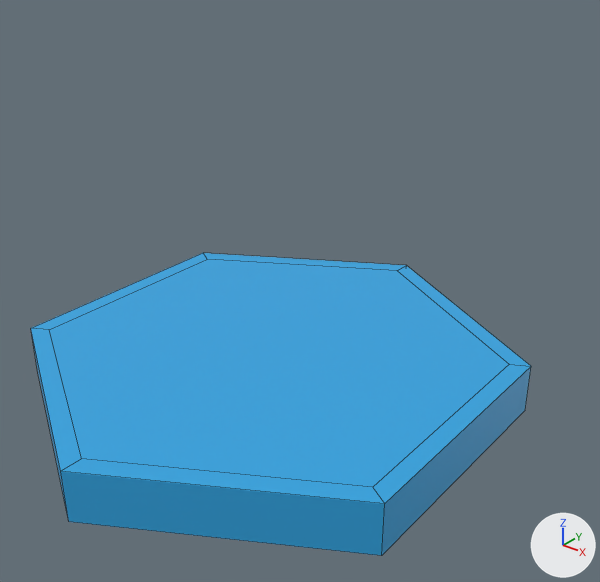
The Blender file models/tiles/water_tile.blend, before and after one commit.
Both versions are drawn from a camera (50 mm lens) standing at (1.88, -2.16, 1.73) and looking at (0.14, 0.01, 0.38). The lights are fixed; the arrows at lower right show +X, +Y and +Z. The older version comes first. Mesh edges are drawn as thin lines.

The first picture shows 'WaterTile'.
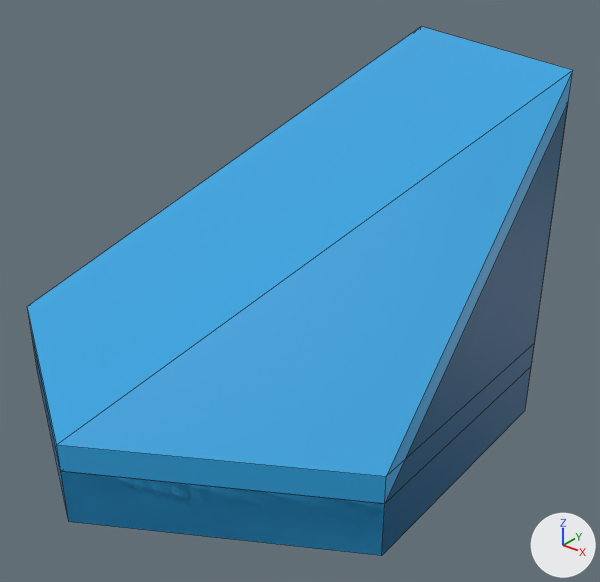
Boxes [x1, y1, x2, y2] around the edits, measured in the pictures (600 x 582 px):
'WaterStairTileGround', added (blue)
    after: [27, 27, 573, 555]
'WaterStairTileWater', added
    after: [32, 336, 534, 556]
'WaterTile', unchanged, covered by the edit
    before: [31, 253, 531, 556]
    after: [62, 411, 524, 556]

Diff of the bpy script that builds the scene:
```diff
--- a/models/tiles/water_tile.blend.py
+++ b/models/tiles/water_tile.blend.py
@@ img_base_palette_png_001 @@
+img_base_palette_png_001 = load_image('base_palette.png.001', '../textures/base_palette.png', 512, 512, 'sRGB')
@@ mat_basepalette_001 @@
+mat_basepalette_001 = principled_material('BasePalette.001')
+mat_basepalette_001.texture = img_base_palette_png_001
@@ me_cylinder_001 @@
+me_cylinder_001.from_pydata(...)  # 14 vertices, 13 faces; spans x -0.87..0.87, y -1.0..1.0, z -0.1..1.2
+me_cylinder_001.materials.append(mat_basepalette_001)  # picture img_base_palette_png_001
@@ me_cylinder_008 @@
+me_cylinder_008.from_pydata(...)  # 14 vertices, 13 faces; spans x -0.87..0.87, y -1.0..1.0, z 0.0..1.2
+me_cylinder_008.materials.append(mat_basepalette_001)  # picture img_base_palette_png_001
@@ ob_waterstairtileground @@
+ob_waterstairtileground = bpy.data.objects.new('WaterStairTileGround', me_cylinder_001)
+ob_waterstairtileground.location = (0.0, 0.0, 0.0)
@@ ob_waterstairtilewater @@
+ob_waterstairtilewater = bpy.data.objects.new('WaterStairTileWater', me_cylinder_008)
+ob_waterstairtilewater.location = (0.0, 0.0, -0.1)
```
